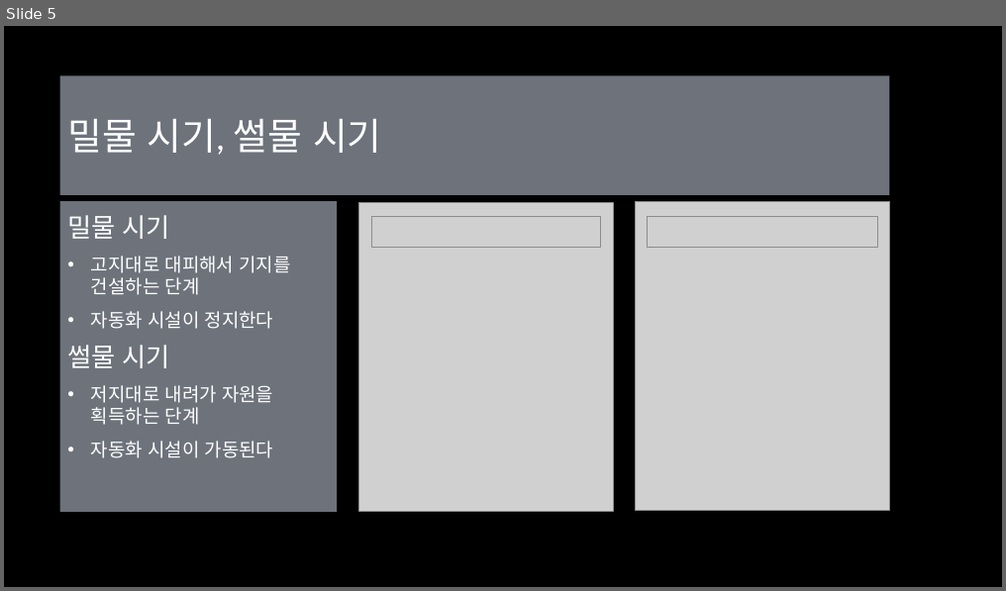
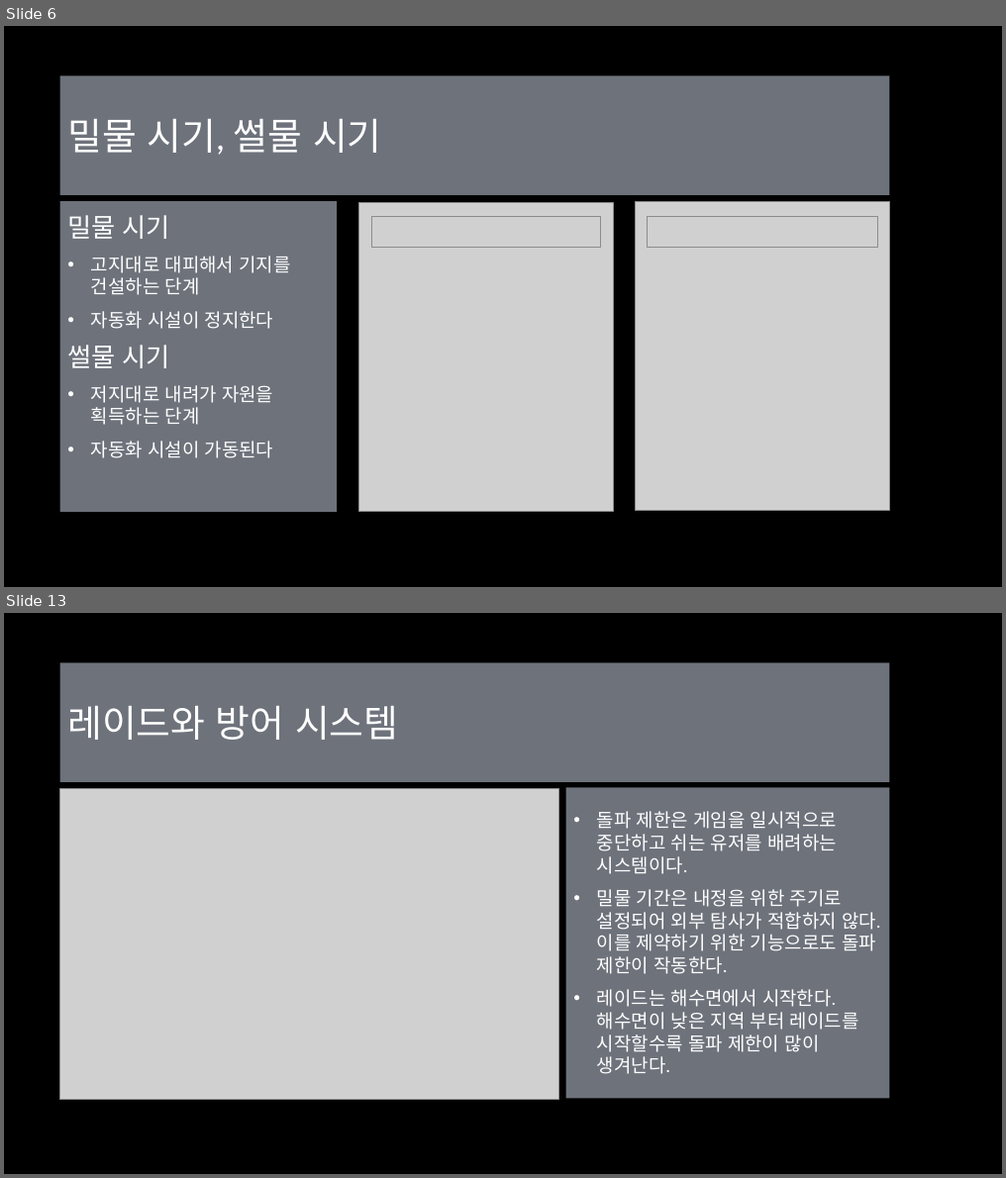
Before and after one commit to Eva-go/Capstone_Project, a slide deck: 문서/마지막 달 조영환,김태현,양영현.pptx. Shown one above the other, each under a label of ours: slide 5 before the commit, slides 6 and 13 after it; the slides between them are not shown. The pictures are 1006x591 and 1006x1178 pixels, drawn with LibreOffice and Linux fonts; fonts in the diff are those of the drawing; grey boxes stand for pictures; background and template pictures are left out. Boxes give left, top, right and bottom in pixels: in the first picture for what was removed or moved away, otherwise in the second. Text is boxed around its words. In the diff, an @@ line names an element or a change of style, - is before the commit and + after.

```diff
--- a/문서/마지막 달 조영환,김태현,양영현.pptx
+++ b/문서/마지막 달 조영환,김태현,양영현.pptx
@@ slide 13 added at [4,613,1002,1174], background picture (left out) @@
@@ title added at [60,663,890,782], fill #DAE5F6 at 50% opacity, 36 pt, text #FFFFFF @@
+레이드와 방어 시스템
@@ picture added at [60,788,558,1099] @@
@@ rectangle added at [566,787,890,1098], fill #DAE5F6 at 50% opacity, 18 pt, text #FFFFFF @@
+• 돌파 제한은 게임을 일시적으로 중단하고 쉬는 유저를 배려하는 시스템이다.
+• 밀물 기간은 내정을 위한 주기로 설정되어 외부 탐사가 적합하지 않다. 이를 제약하기 위한 기능으로도 돌파 제한이 작동한다.
+• 레이드는 해수면에서 시작한다. 해수면이 낮은 지역 부터 레이드를 시작할수록 돌파 제한이 많이 생겨난다.
@@ what was slide 5 is now slide 6 @@
```
Also in this commit, not shown: 12 slides changed, 7 other slides added.
